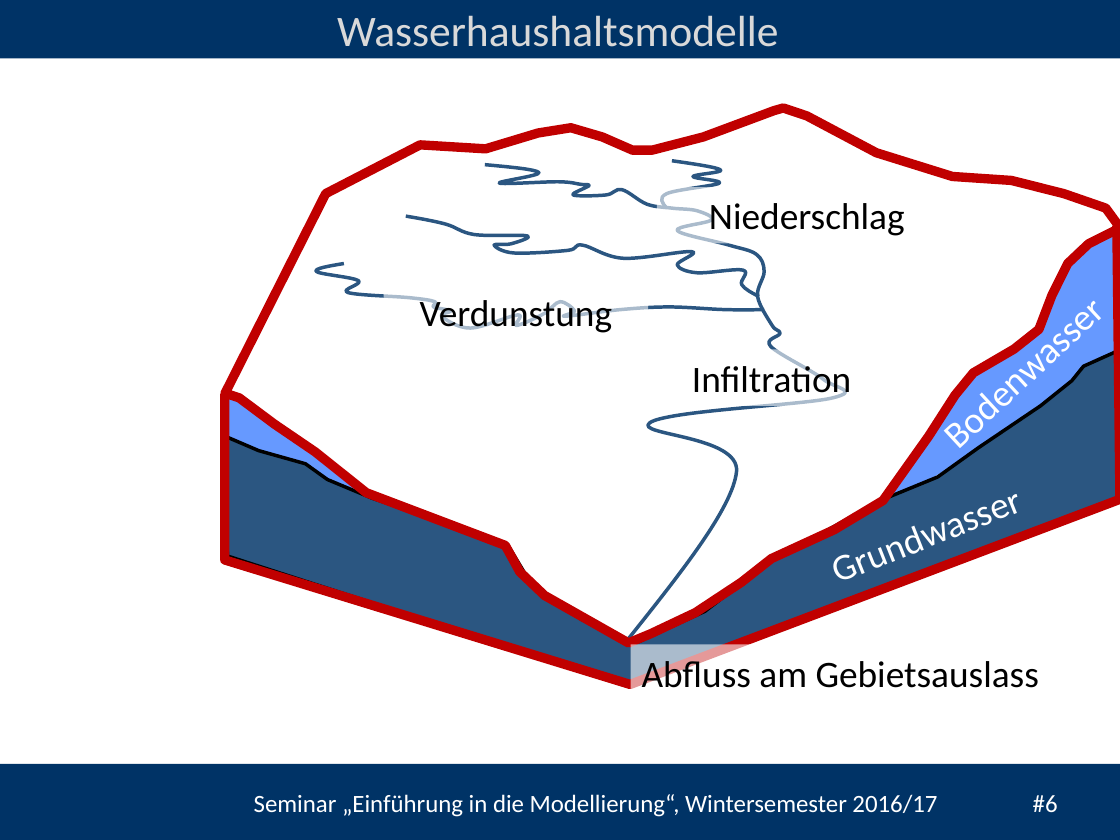
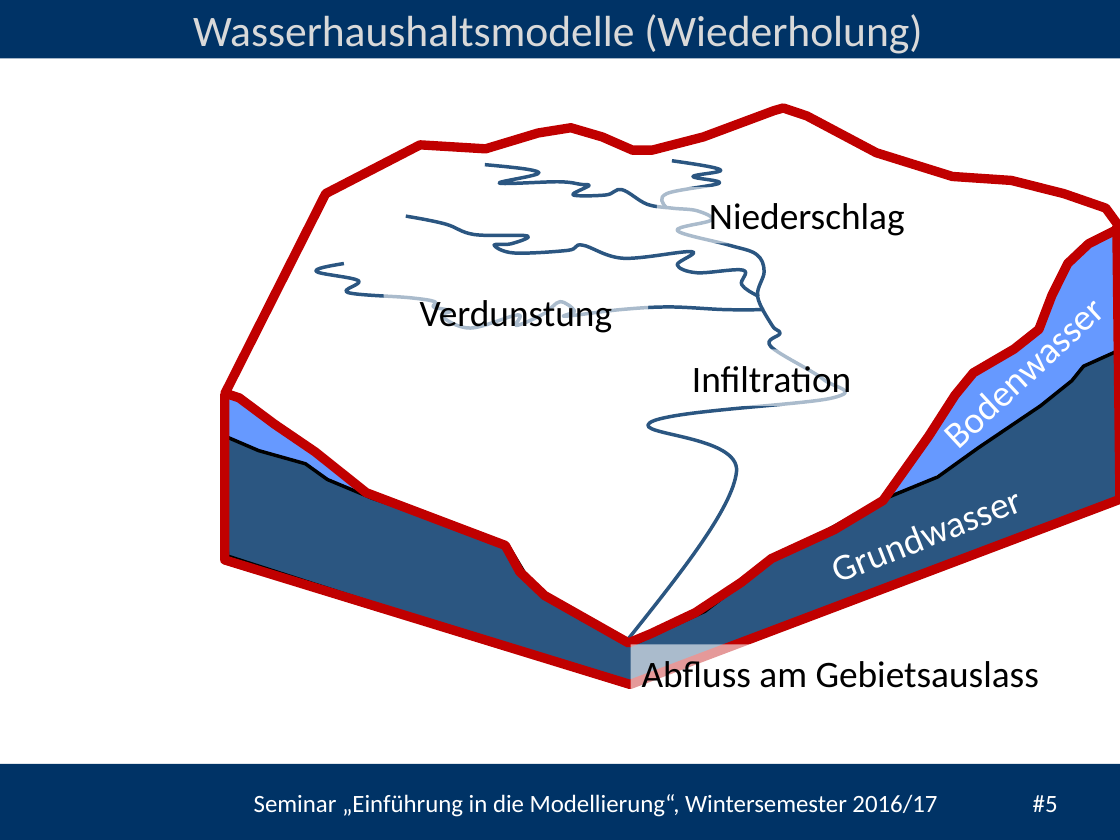
Before and after one commit to heistermann/Einf_Modellierung, a slide deck: slide 5 of Termin_5/folien/UebungModellierung#5.pptx (slide 6 before the commit). Drawn at 1120x840 pixels with LibreOffice and Linux fonts; fonts in the diff are those of the drawing; background and template pictures are left out. Boxes give left, top, right and bottom in pixels: in the first picture for what was removed or moved away, otherwise in the second. Text is boxed around its words. In the diff, an @@ line names an element or a change of style, - is before the commit and + after.

```diff
--- a/Termin_5/folien/UebungModellierung#5.pptx
+++ b/Termin_5/folien/UebungModellierung#5.pptx
@@ text at box(193, 14, 922, 54): text changed @@
-Wasserhaushaltsmodelle
+Wasserhaushaltsmodelle (Wiederholung)
@@ text at box(254, 794, 1058, 817): text changed @@
-Seminar „Einführung in die Modellierung“, Wintersemester 2016/17 #6
+Seminar „Einführung in die Modellierung“, Wintersemester 2016/17 #5
```
Also in this commit, not shown: 3 other slides changed, 2 slides added, 1 slide removed, 23 other files.
